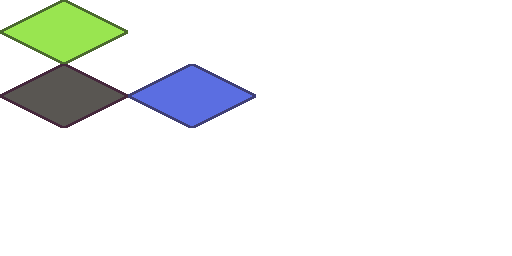
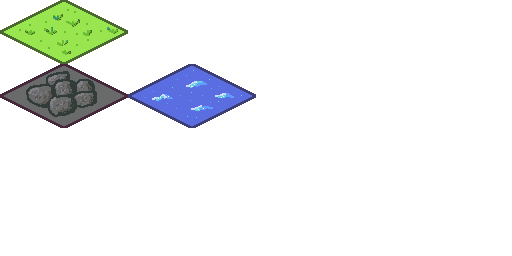
The second w=512, h=256 image is a revision of the first. Changes to its layers:
painted on "Paint Layer 1" over [4, 9, 242, 126]
